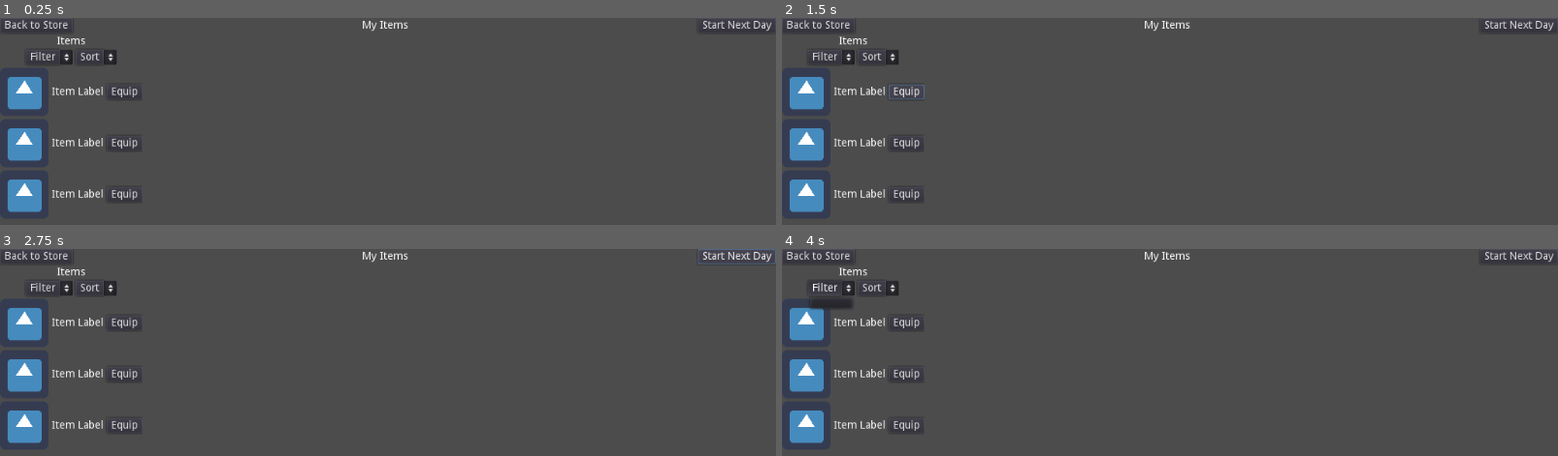
Above: before the commit, frames 1-4 (two rows, left to right).
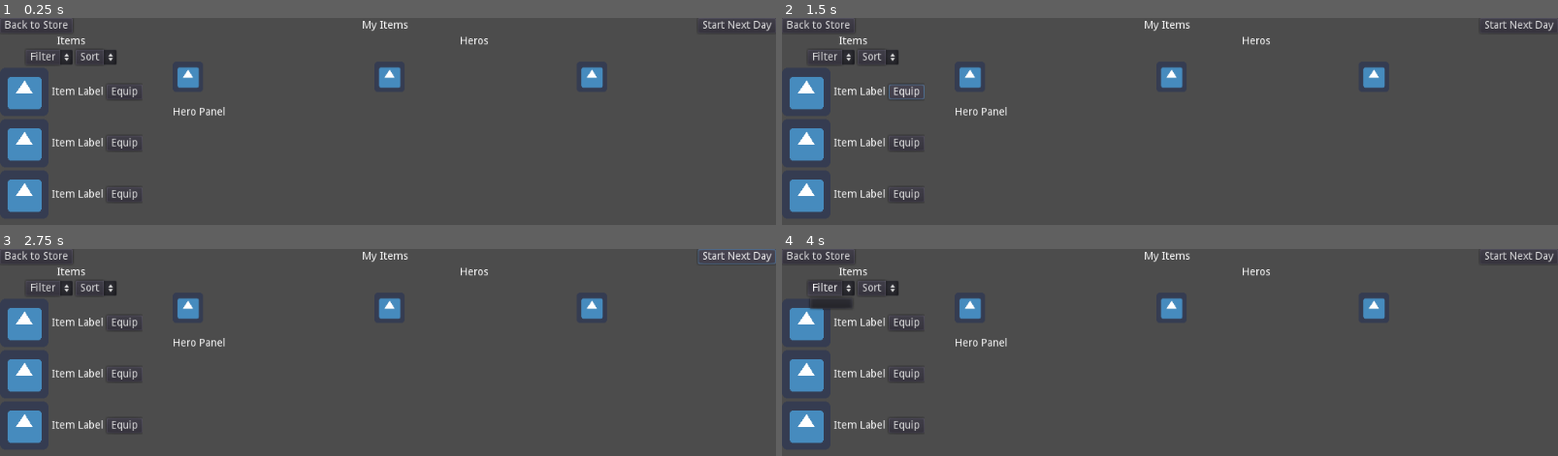
Above: after the commit, the same moments.

Repository: rachd/SuperheroDispatcher2.0
Game: Godot game, scene res://MyItems/MyItems.tscn
Same seed, same stepped clock (60 frames per second), same inputs: the game is played once before the commit and once after it. The engine's default icon, where the game draws it, is replaced by a stand-in: a white triangle on a blue panel in a dark square.
Inputs:
- Up to frame 1 (0.25 s): no input
- Up to frame 2 (1.5 s): click "Back to Store" at 0.5 s; click "Equip" at 1.25 s
- Up to frame 3 (2.75 s): click "Start Next Day" at 2 s
- Up to frame 4 (4 s): click "Start Next Day" at 2.75 s; click "Filter" at 3.5 s

The runs differ from the first frame. In frame 1, 1.0% of the frame differs, in the area x 22-78%, y 8-48%; in frame 2, 1.0%; in frame 3, 1.0%; in frame 4, 1.0%.

Commit message:
switch tabs

Diff:
--- /dev/null
+++ b/MyItems/HeroPanel.gd
@@ -0,0 +1,5 @@
+extends Control
+
+func show_hero(heroId):
+	var hero_info = constants.get_hero_stats()[heroId]
+	$Label.text = hero_info.name
--- /dev/null
+++ b/MyItems/HeroPanel.tscn
@@ -0,0 +1,16 @@
+[gd_scene load_steps=2 format=2]
+
+[ext_resource path="res://MyItems/HeroPanel.gd" type="Script" id=1]
+
+[node name="HeroPanel" type="Control"]
+anchor_right = 1.0
+anchor_bottom = 1.0
+script = ExtResource( 1 )
+__meta__ = {
+"_edit_use_anchors_": false
+}
+
+[node name="Label" type="Label" parent="."]
+margin_right = 40.0
+margin_bottom = 14.0
+text = "Hero Panel"
--- /dev/null
+++ b/MyItems/HeroTab.gd
@@ -0,0 +1,17 @@
+extends Control
+
+signal hero_tab_selected(heroId)
+
+export var heroId : int
+
+func set_hero(id):
+	heroId = id
+
+
+func _ready():
+	self.connect("hero_tab_selected", get_node("/root/MyItems/Content/Heros"), "_on_Hero_tab_selected")
+
+func _on_TextureRect_gui_input(event):
+	if event is InputEventMouseButton:
+		if event.button_index == BUTTON_LEFT and event.pressed:
+			emit_signal("hero_tab_selected", heroId)
--- /dev/null
+++ b/MyItems/HeroTab.tscn
@@ -0,0 +1,25 @@
+[gd_scene load_steps=3 format=2]
+
+[ext_resource path="res://icon.png" type="Texture" id=1]
+[ext_resource path="res://MyItems/HeroTab.gd" type="Script" id=2]
+
+[node name="HeroTab" type="Control"]
+anchor_right = 1.0
+anchor_bottom = 1.0
+size_flags_horizontal = 2
+size_flags_vertical = 2
+script = ExtResource( 2 )
+__meta__ = {
+"_edit_use_anchors_": false
+}
+
+[node name="TextureRect" type="TextureRect" parent="."]
+margin_right = 40.0
+margin_bottom = 40.0
+texture = ExtResource( 1 )
+expand = true
+stretch_mode = 5
+__meta__ = {
+"_edit_use_anchors_": false
+}
+[connection signal="gui_input" from="TextureRect" to="." method="_on_TextureRect_gui_input"]
--- /dev/null
+++ b/MyItems/Heros.gd
@@ -0,0 +1,12 @@
+extends VBoxContainer
+
+var hero_tab_scene = preload("res://MyItems/HeroTab.tscn")
+
+func _ready():
+	for selected_hero in gameVariables.selected_heros:
+		var tab = hero_tab_scene.instance()
+		tab.set_hero(selected_hero)
+		$HeroTabs.add_child(tab)
+
+func _on_Hero_tab_selected(heroId):
+	$HeroPanel.show_hero(heroId)
--- /dev/null
+++ b/MyItems/Heros.tscn
@@ -0,0 +1,33 @@
+[gd_scene load_steps=3 format=2]
+
+[ext_resource path="res://MyItems/HeroPanel.tscn" type="PackedScene" id=2]
+[ext_resource path="res://MyItems/Heros.gd" type="Script" id=3]
+
+[node name="Heros" type="VBoxContainer"]
+anchor_right = 1.0
+anchor_bottom = 1.0
+custom_constants/separation = 20
+script = ExtResource( 3 )
+__meta__ = {
+"_edit_use_anchors_": false
+}
+
+[node name="Label" type="Label" parent="."]
+margin_right = 1024.0
+margin_bottom = 14.0
+text = "Heros"
+align = 1
+
+[node name="HeroTabs" type="HBoxContainer" parent="."]
+margin_top = 34.0
+margin_right = 1024.0
+margin_bottom = 74.0
+rect_min_size = Vector2( 0, 40 )
+
+[node name="HeroPanel" parent="." instance=ExtResource( 2 )]
+anchor_right = 0.0
+anchor_bottom = 0.0
+margin_top = 94.0
+margin_right = 1024.0
+margin_bottom = 600.0
+size_flags_vertical = 3
--- a/MyItems/ItemList.tscn
+++ b/MyItems/ItemList.tscn
@@ -38,7 +38,7 @@
 scroll_horizontal_enabled = false
 
 [node name="VBoxContainer" type="VBoxContainer" parent="ScrollContainer"]
-margin_right = 137.0
+margin_right = 188.0
 margin_bottom = 200.0
 __meta__ = {
 "_edit_use_anchors_": false
@@ -47,19 +47,19 @@
 [node name="ItemRow" parent="ScrollContainer/VBoxContainer" instance=ExtResource( 1 )]
 anchor_right = 0.0
 anchor_bottom = 0.0
-margin_right = 137.0
+margin_right = 188.0
 margin_bottom = 64.0
 
 [node name="ItemRow3" parent="ScrollContainer/VBoxContainer" instance=ExtResource( 1 )]
 anchor_right = 0.0
 anchor_bottom = 0.0
 margin_top = 68.0
-margin_right = 137.0
+margin_right = 188.0
 margin_bottom = 132.0
 
 [node name="ItemRow2" parent="ScrollContainer/VBoxContainer" instance=ExtResource( 1 )]
 anchor_right = 0.0
 anchor_bottom = 0.0
 margin_top = 136.0
-margin_right = 137.0
+margin_right = 188.0
 margin_bottom = 200.0
--- a/MyItems/MyItems.tscn
+++ b/MyItems/MyItems.tscn
@@ -1,31 +1,25 @@
-[gd_scene load_steps=2 format=2]
+[gd_scene load_steps=3 format=2]
 
 [ext_resource path="res://MyItems/ItemList.tscn" type="PackedScene" id=1]
+[ext_resource path="res://MyItems/Heros.tscn" type="PackedScene" id=2]
 
-[node name="MyItems" type="Control"]
+[node name="MyItems" type="VBoxContainer"]
 anchor_right = 1.0
 anchor_bottom = 1.0
 __meta__ = {
 "_edit_use_anchors_": false
 }
 
-[node name="VBoxContainer" type="VBoxContainer" parent="."]
-anchor_right = 1.0
-anchor_bottom = 1.0
-__meta__ = {
-"_edit_use_anchors_": false
-}
-
-[node name="HBoxContainer" type="HBoxContainer" parent="VBoxContainer"]
+[node name="TitleRow" type="HBoxContainer" parent="."]
 margin_right = 1024.0
 margin_bottom = 20.0
 
-[node name="StoreButton" type="Button" parent="VBoxContainer/HBoxContainer"]
+[node name="StoreButton" type="Button" parent="TitleRow"]
 margin_right = 96.0
 margin_bottom = 20.0
 text = "Back to Store"
 
-[node name="PageTitle" type="Label" parent="VBoxContainer/HBoxContainer"]
+[node name="PageTitle" type="Label" parent="TitleRow"]
 margin_left = 100.0
 margin_top = 3.0
 margin_right = 917.0
@@ -37,19 +31,29 @@
 "_edit_use_anchors_": false
 }
 
-[node name="DoneButton" type="Button" parent="VBoxContainer/HBoxContainer"]
+[node name="DoneButton" type="Button" parent="TitleRow"]
 margin_left = 921.0
 margin_right = 1024.0
 margin_bottom = 20.0
 text = "Start Next Day"
 
-[node name="HBoxContainer2" type="HBoxContainer" parent="VBoxContainer"]
+[node name="Content" type="HBoxContainer" parent="."]
 margin_top = 24.0
 margin_right = 1024.0
 margin_bottom = 600.0
 size_flags_vertical = 3
+custom_constants/separation = 40
 
-[node name="ItemList" parent="VBoxContainer/HBoxContainer2" instance=ExtResource( 1 )]
+[node name="ItemList" parent="Content" instance=ExtResource( 1 )]
 anchor_right = 0.0
 anchor_bottom = 0.0
+margin_right = 188.0
 margin_bottom = 576.0
+
+[node name="Heros" parent="Content" instance=ExtResource( 2 )]
+anchor_right = 0.0
+anchor_bottom = 0.0
+margin_left = 228.0
+margin_right = 1024.0
+margin_bottom = 576.0
+size_flags_horizontal = 3
--- a/gameVariables.gd
+++ b/gameVariables.gd
@@ -1,6 +1,6 @@
   extends Node
 
-var selected_heros = []
+var selected_heros = [1, 3, 4]
 var day = 1
 var saved_items = []
 var unassigned_items = []
